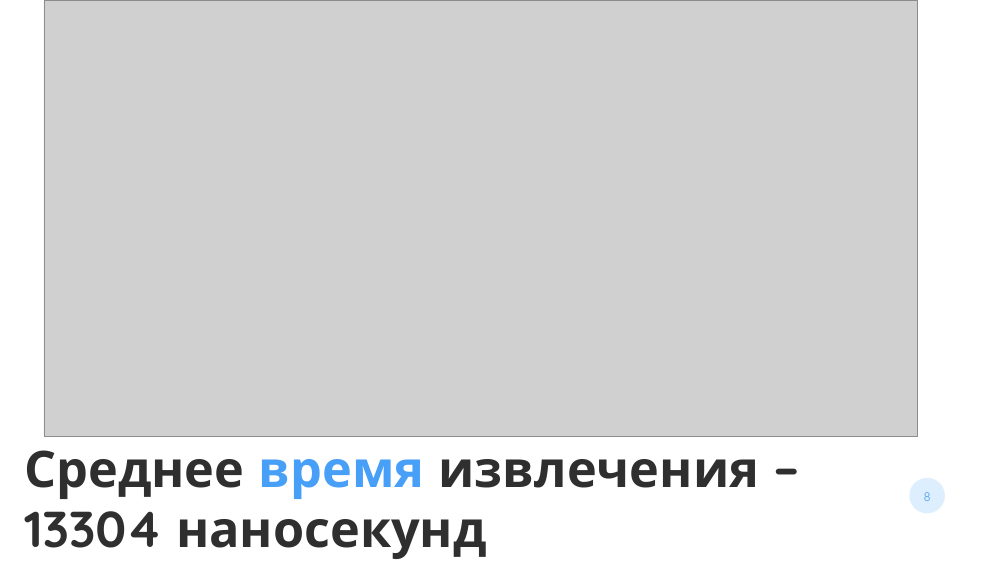
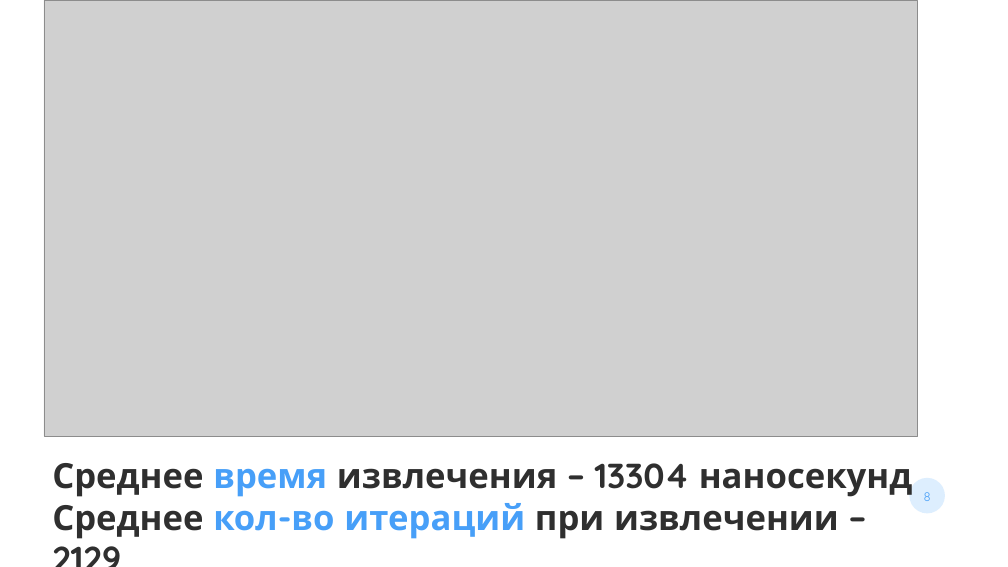
Before and after one commit to Archemalit/Semestr_work2, a slide deck: slide 8 of BinominalHeap.pptx. Drawn at 1008x567 pixels with LibreOffice and Linux fonts; fonts in the diff are those of the drawing; grey boxes stand for pictures. Boxes give left, top, right and bottom in pixels: in the first picture for what was removed or moved away, otherwise in the second. Text is boxed around its words. In the diff, an @@ line names an element or a change of style, - is before the commit and + after.

```diff
--- a/BinominalHeap.pptx
+++ b/BinominalHeap.pptx
@@ text "Среднее время извлечения – 13304 ...": place and size @@
-text "Среднее время извлечения – 13304 ..." at (24, 450, 760, 559)
+text "Среднее время извлечения – 13304 ..." at (52, 463, 913, 539)
@@ text at (52, 463, 913, 497): size 96 to 66 pt in "Среднее время извлечения – 13304 наносекунд" @@
@@ text at (52, 503, 839, 539): paragraph added @@
+Среднее кол-во итераций при извлечении – 2129
```
Also in this commit, not shown: 2 other slides changed, 3 other files.
